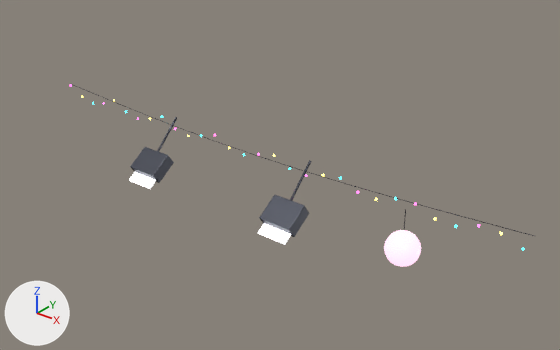
The glTF model assets/models/ceiling_tiktoker.glb: old version first, new version second.
One viewpoint serves both versions: a camera (50 mm lens) standing at (19.4, -11.99, 7.74) and looking at (8.52, 1.62, -0.69). The axes (+X, +Y, +Z) are drawn at lower left. The lights are the same throughout. The first picture is the older version. Where no turn or scale is listed for an object, it has been applied to the vertices. Vertices at exactly the same position are counted once.

In view in the first picture: 'Sphere.030', 'decor'.
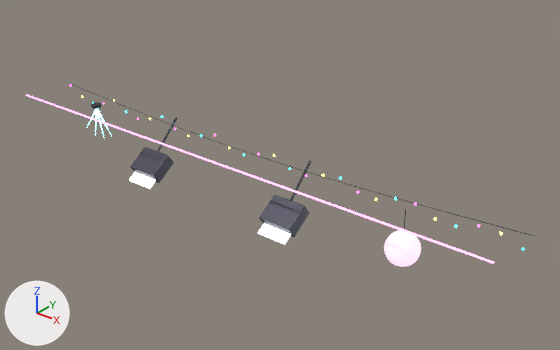
What differs and where, as boxes [x1, y1, x2, y2] in the pictures (560 x 350 px):
'decor', reshaped (9% wider, 8% taller): before [70, 84, 534, 251]; after [26, 84, 534, 264]
part 1 of me_cylinder, added: after [26, 94, 494, 264]
part 2 of me_cylinder, added: after [91, 102, 101, 109]
part 3 of me_cylinder, added: after [87, 109, 111, 137]

Edits to the bpy script that builds the scene:
```text
Add mat_m07:
    mat_m07 = principled_material('m07')
    mat_m07.base_color = (0.25, 0.05, 0.175)  # purple #893f74
    mat_m07.roughness = 0.4
    mat_m07.emission_color = (1.0, 0.2, 0.7)  # pink #ff7cda
    mat_m07.emission_strength = 4.0
Add mat_m08:
    mat_m08 = principled_material('m08')
    mat_m08.base_color = (0.0625, 0.225, 0.25)  # cyan #478289
    mat_m08.roughness = 0.4
    mat_m08.emission_color = (0.25, 0.9, 1.0)  # cyan #89f3ff
    mat_m08.emission_strength = 4.0
Change me_cylinder:
    used by ob_decor; location = (5.0, 1.1, -0.45)
    remove me_cylinder.from_pydata(...)  # 880 vertices, 1576 faces; spans x -4.73..10.0, y -1.06..0.59, z -1.01..0.47
    add me_cylinder.from_pydata(...)  # 1156 vertices, 2100 faces; spans x -4.8..10.0, y -1.06..0.59, z -1.01..0.47
    me_cylinder part 1: a new loose piece, a 6-sided cylinder along x spanning x -4.8..9.8, y -0.972..-0.928, z 0.365..0.415, in mat_m07 (purple #893f74, glowing pink #ff7cda)
    me_cylinder part 2: a new loose piece of 112 vertices spanning x -2.64..-2.36, y -0.39..-0.11, z 0.35..0.45, in mat_m00 (dark grey #4b4d57)
    me_cylinder part 3
    40 vertices are added at x -3.07..-1.93, y -0.28..-0.22, z -0.58..0.34
    64 new faces join them, mat_m08 (cyan #478289, glowing cyan #89f3ff)
    other edits to the shape of me_cylinder do not show in these pictures
    add me_cylinder.materials.append(mat_m07)  # purple #893f74, glowing pink #ff7cda
    add me_cylinder.materials.append(mat_m08)  # cyan #478289, glowing cyan #89f3ff
```
